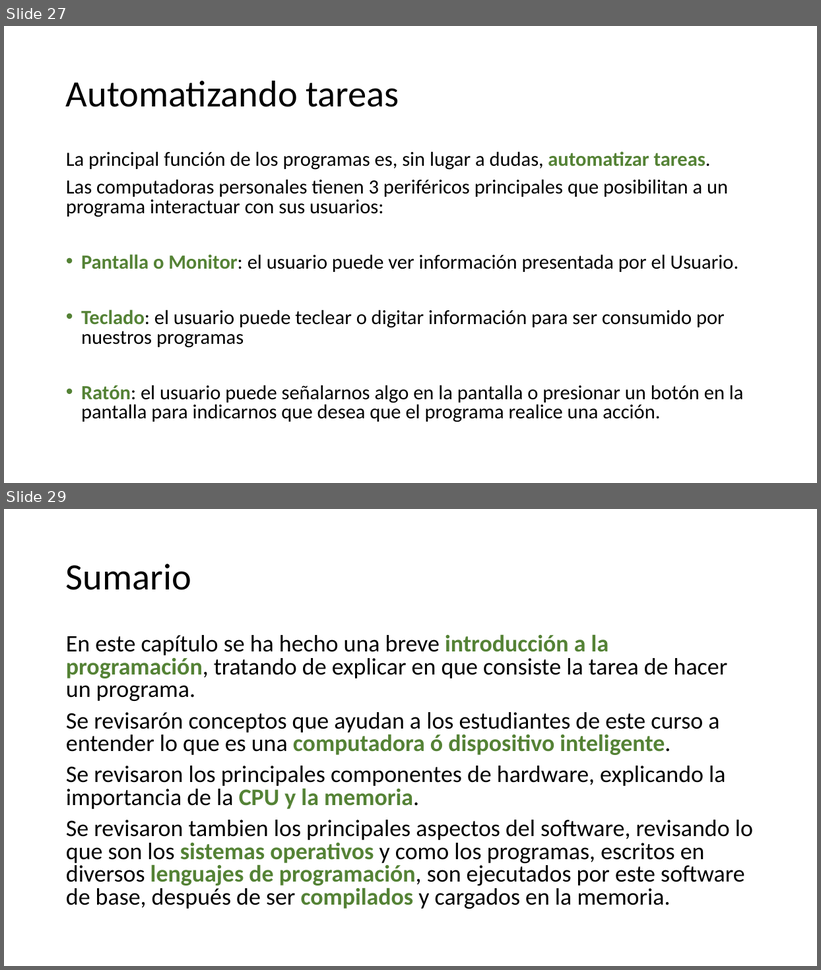
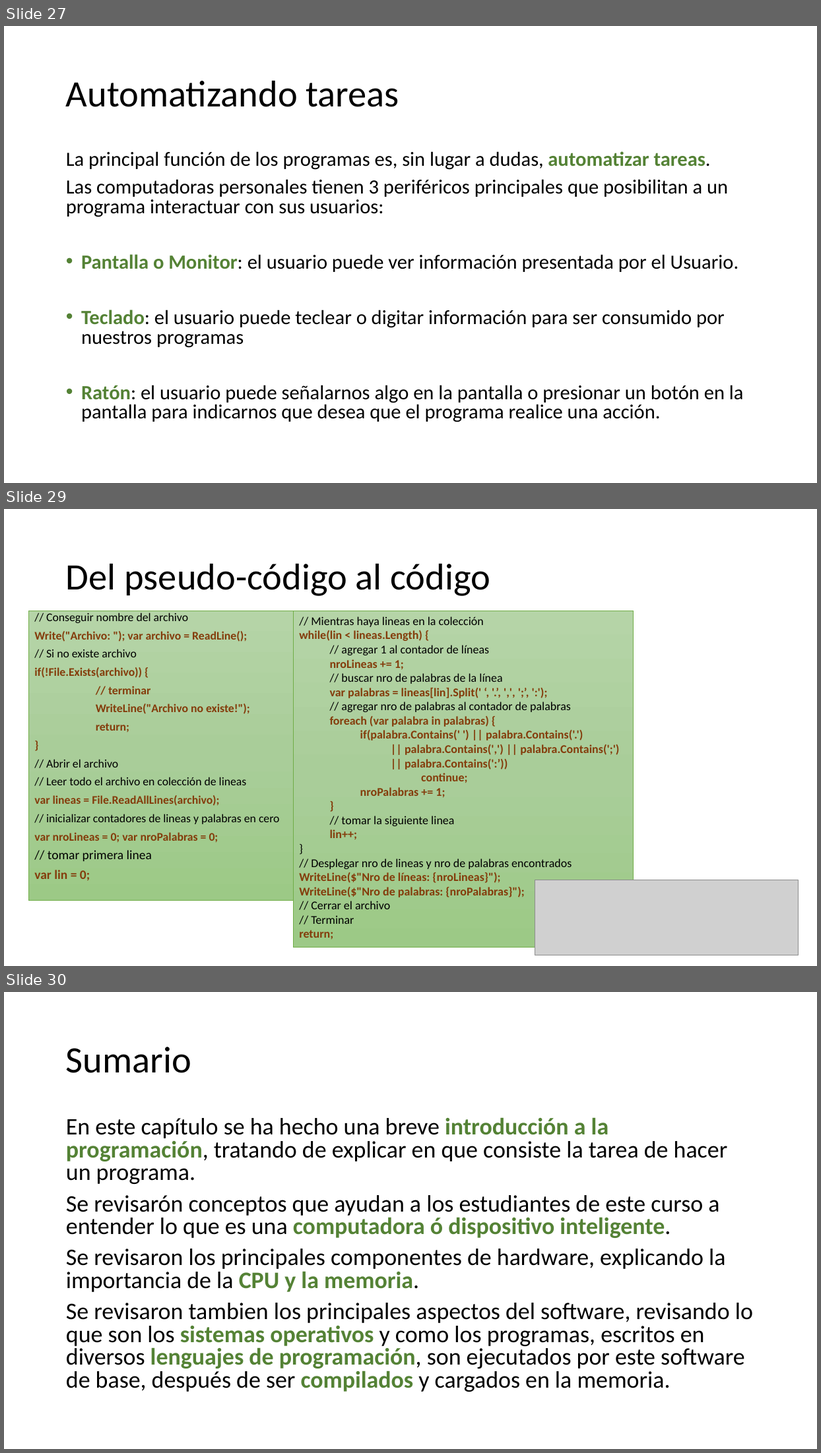
Before and after one commit to AlbertOsinaga/CursoCSharp__8, a slide deck: C# para principiantes.pptx. Shown one above the other, each under a label of ours: slides 27 and 29 before the commit, slides 27, 29 and 30 after it; the slides between them are not shown. The pictures are 821x970 and 821x1453 pixels, drawn with LibreOffice and Linux fonts; fonts in the diff are those of the drawing; grey boxes stand for pictures. Boxes give left, top, right and bottom in pixels: in the first picture for what was removed or moved away, otherwise in the second. Text is boxed around its words. In the diff, an @@ line names an element or a change of style, - is before the commit and + after.

```diff
--- a/C# para principiantes.pptx
+++ b/C# para principiantes.pptx
@@ slide 29 added at [4, 509, 817, 966], background #FFFFFF @@
@@ title added at [66, 563, 491, 596], 44 pt, text #000000 @@
+Del pseudo-código al código
@@ text added at [28, 611, 293, 901], fill gradient #B5D5A7 to #AACE9A to #9CC987, outline #70AD47 0.5 pt, 13.8 pt, text #843C0B, bold @@
+// Conseguir nombre del archivo
+Write("Archivo: "); var archivo = ReadLine();
+// Si no existe archivo
+if(!File.Exists(archivo)) {
+// terminar
+WriteLine("Archivo no existe!");
+return;
+}
+// Abrir el archivo
+// Leer todo el archivo en colección de lineas
+var lineas = File.ReadAllLines(archivo);
+// inicializar contadores de lineas y palabras en cero
+var nroLineas = 0; var nroPalabras = 0;
+// tomar primera linea
+var lin = 0;
@@ rectangle added at [293, 611, 633, 948], fill gradient #B5D5A7 to #AACE9A to #9CC987, outline #70AD47 0.5 pt, 14 pt, text #843C0B, bold @@
+// Mientras haya lineas en la colección
+while(lin < lineas.Length) {
+  // agregar 1 al contador de líneas
+  nroLineas += 1;
+  // buscar nro de palabras de la línea
+  var palabras = lineas[lin].Split(' ‘, '.’, ',', ';’, ':');
+  // agregar nro de palabras al contador de palabras
+  foreach (var palabra in palabras) {
+    if(palabra.Contains(' ') || palabra.Contains('.')
+      || palabra.Contains(',') || palabra.Contains(';')
+      || palabra.Contains(':’))
+    continue;
+    nroPalabras += 1;
+  }
+  // tomar la siguiente linea
+  lin++;
+}
+// Desplegar nro de lineas y nro de palabras encontrados
+WriteLine($"Nro de líneas: {nroLineas}");
+WriteLine($"Nro de palabras: {nroPalabras}");
+// Cerrar el archivo
+// Terminar
+return;
@@ picture added at [535, 881, 798, 956] @@
@@ what was slide 29 is now slide 30 @@
```
Also in this commit, not shown: 1 slide changed, 17 other slides added, 11 other files.
